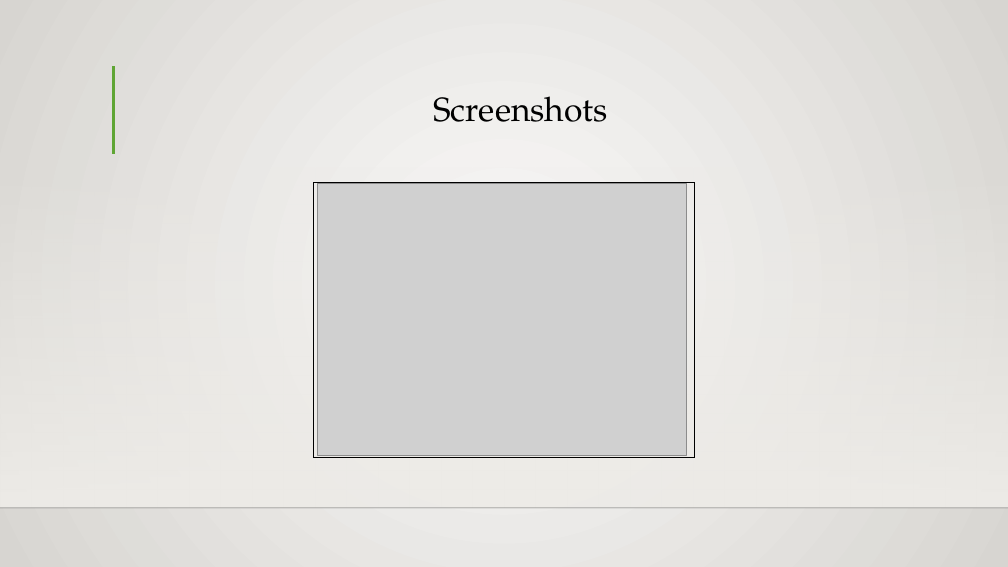
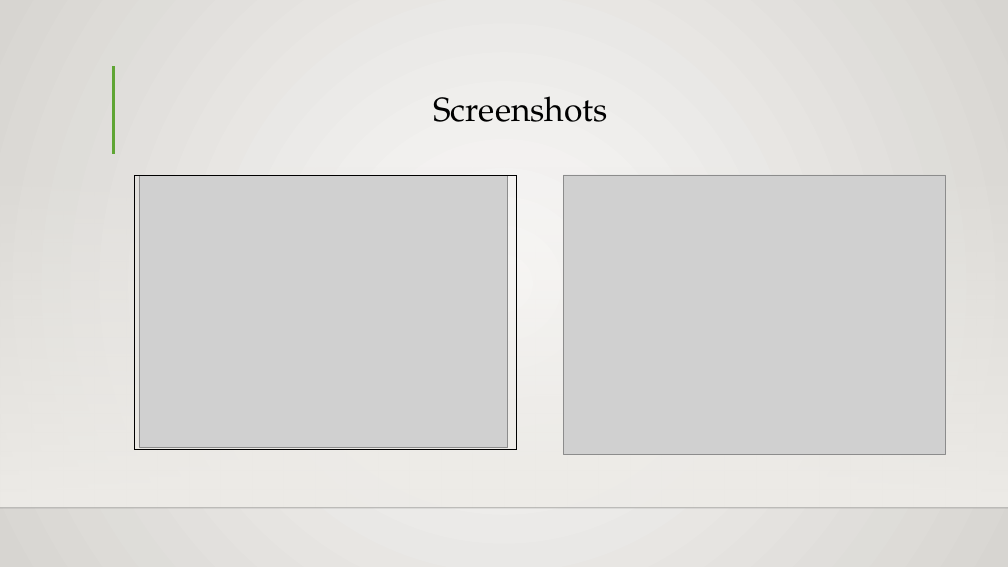
Before and after one commit to batch-B3/Biometric-Finger-Vein-Authentication-Using-Deep-Learning-Algorithm, a slide deck: slide 22 of Project Documents/Batch 3 PPT.pptx (slide 21 before the commit). Drawn at 1008x567 pixels with LibreOffice and Linux fonts; fonts in the diff are those of the drawing; grey boxes stand for pictures; background and template pictures are left out. Boxes give left, top, right and bottom in pixels: in the first picture for what was removed or moved away, otherwise in the second. Text is boxed around its words. In the diff, an @@ line names an element or a change of style, - is before the commit and + after.

```diff
--- a/Project Documents/Batch 3 PPT.pptx
+++ b/Project Documents/Batch 3 PPT.pptx
@@ rectangle: place and size @@
-rectangle at bbox=[313, 182, 695, 457]
+rectangle at bbox=[135, 175, 516, 449]
@@ picture: place and size @@
-picture at bbox=[318, 183, 686, 455]
+picture at bbox=[139, 175, 507, 448]
@@ picture added at bbox=[563, 175, 945, 454] @@
```
Also in this commit, not shown: 4 other slides changed, 2 slides added.
